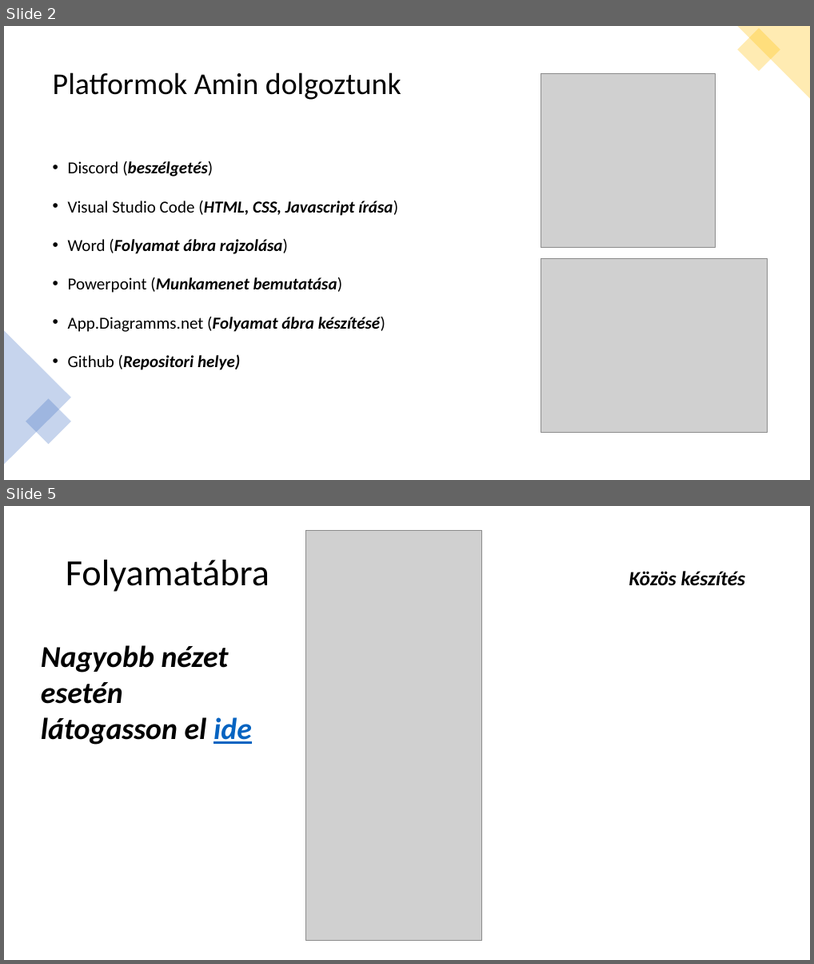
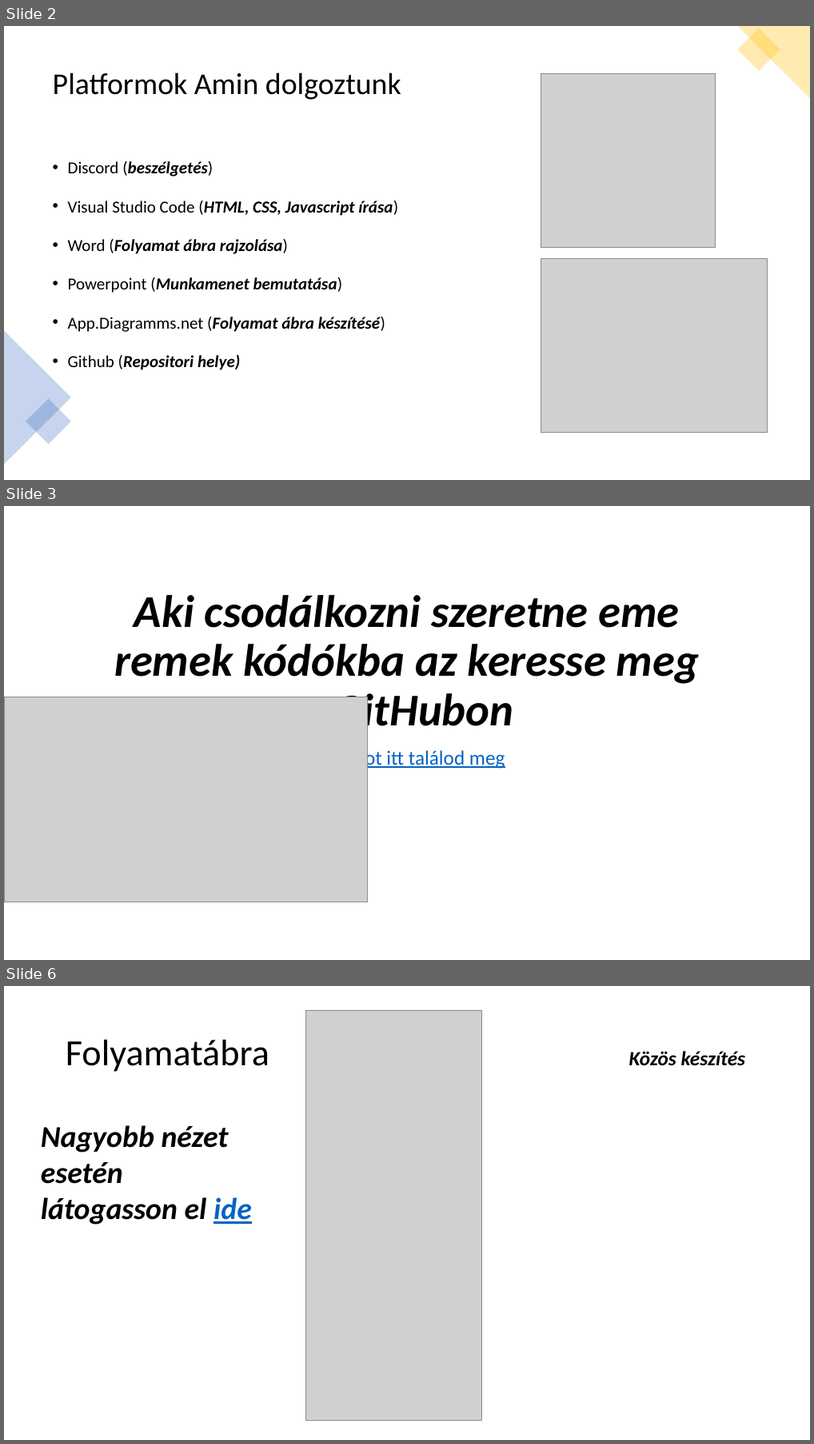
Before and after one commit to Hbence10/algoritmus-projekt, a slide deck: munkamenet.pptx. Shown one above the other, each under a label of ours: slides 2 and 5 before the commit, slides 2, 3 and 6 after it; the slides between them are not shown. The pictures are 814x964 and 814x1444 pixels, drawn with LibreOffice and Linux fonts; fonts in the diff are those of the drawing; grey boxes stand for pictures. Boxes give left, top, right and bottom in pixels: in the first picture for what was removed or moved away, otherwise in the second. Text is boxed around its words. In the diff, an @@ line names an element or a change of style, - is before the commit and + after.

```diff
--- a/munkamenet.pptx
+++ b/munkamenet.pptx
@@ slide 3 added at (4,506,810,960), background #FFFFFF @@
@@ title added at (114,595,699,736), 54 pt, text #000000, bold, italic @@
+Aki csodálkozni szeretne eme remek kódókba az keresse meg a GitHubon
@@ picture added at (4,696,367,901) @@
@@ subtitle added at (309,748,505,769), 24 pt, text #0563C1, underline @@
+Githubot itt találod meg
@@ what was slide 5 is now slide 6 @@
```
Also in this commit, not shown: 2 slides changed.
